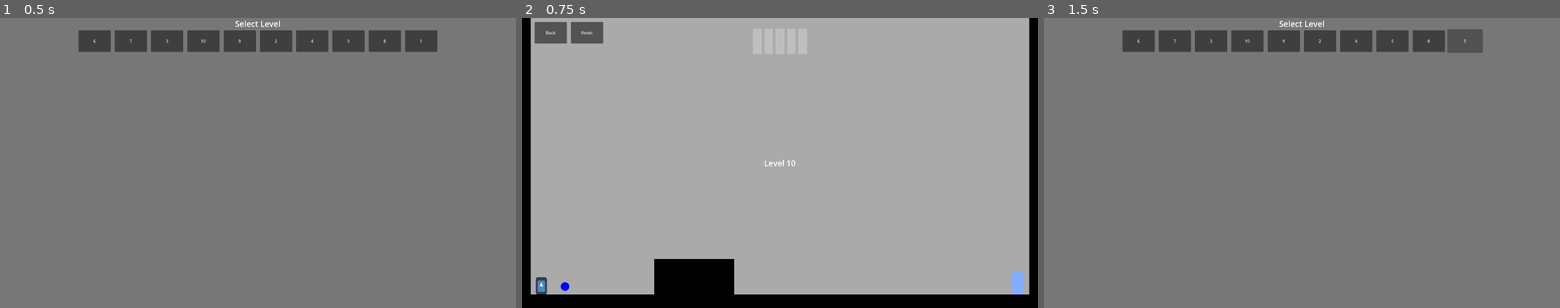
Above: before the commit, frames 1-3 (left to right).
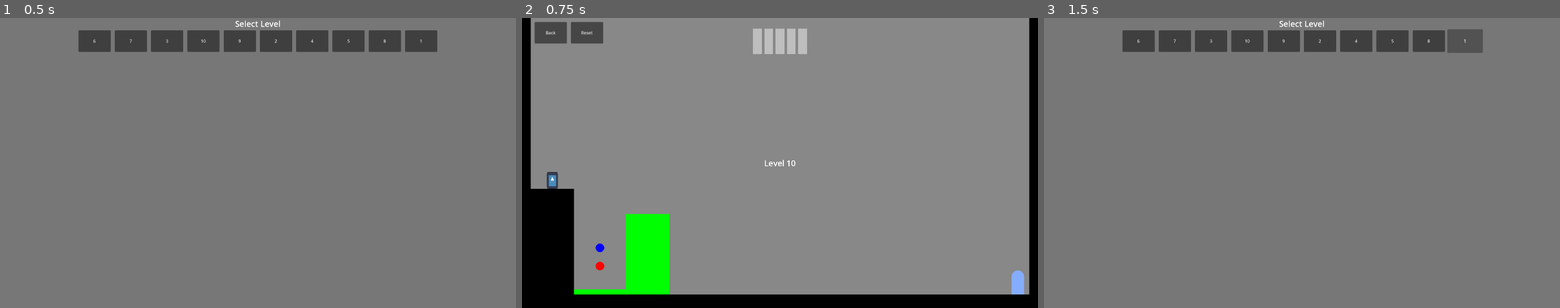
Above: after the commit, the same moments.

Repository: moaatt2/My-First-Game
Game: Godot game, scene res://scenes/level_select_screen.tscn
Same seed, same stepped clock (60 frames per second), same inputs: the game is played once before the commit and once after it. The engine's default icon, where the game draws it, is replaced by a stand-in: a white triangle on a blue panel in a dark square.
Inputs:
- Up to frame 1 (0.5 s): no input
- Up to frame 2 (0.75 s): click "10" at 0.5 s
- Up to frame 3 (1.5 s): click "Back" at 1.25 s

Frame 1 is identical in both runs. In frame 2, 90% of the frame differs, in the area x 1-99%, y 0-96%; in frame 3, nothing differs.

Commit message:
Modify level 10 to be an actual cohesive level.

Diff:
--- a/levels/level_10.tscn
+++ b/levels/level_10.tscn
@@ -1,14 +1,50 @@
-[gd_scene load_steps=2 format=3 uid="uid://dpl0jyyesjjep"]
+[gd_scene load_steps=7 format=3 uid="uid://dexi8ya1kqp3w"]
 
-[ext_resource type="PackedScene" uid="uid://5nb3osh5xkkw" path="res://levels/level_02.tscn" id="1_tghxx"]
+[ext_resource type="PackedScene" uid="uid://d1jto5xje8v3o" path="res://levels/level_01.tscn" id="1_eoivg"]
+[ext_resource type="PackedScene" uid="uid://bmpb87i8prvdq" path="res://scenes/obstacle.tscn" id="2_eoivg"]
+[ext_resource type="PackedScene" uid="uid://chl4syoif26l2" path="res://scenes/ability_dash.tscn" id="4_rj5u4"]
+[ext_resource type="PackedScene" uid="uid://ca2872q7qceir" path="res://scenes/ability_jump.tscn" id="4_tu44s"]
 
-[node name="Level10" instance=ExtResource("1_tghxx")]
+[sub_resource type="QuadMesh" id="QuadMesh_rj5u4"]
 
-[node name="ColorRect" parent="." index="0"]
-color = Color(0.6666667, 0.6666667, 0.6666667, 1)
+[sub_resource type="RectangleShape2D" id="RectangleShape2D_x27qk"]
+size = Vector2(0.015999999, 0.039299995)
+
+[node name="Level1" instance=ExtResource("1_eoivg")]
 
 [node name="Label" parent="CenterContainer" index="0"]
 text = "Level 10"
 
 [node name="Tutorial Label" parent="." index="2"]
 visible = false
+
+[node name="Player" parent="." index="10"]
+position = Vector2(113, 637)
+
+[node name="Obstacle 1" type="StaticBody2D" parent="." index="11"]
+position = Vector2(-1050.0009, -4848.0005)
+scale = Vector2(10000, 10000)
+
+[node name="MeshInstance2D" type="MeshInstance2D" parent="Obstacle 1" index="0"]
+modulate = Color(0, 0, 0, 1)
+position = Vector2(0.11629999, 0.56815004)
+scale = Vector2(0.016000068, 0.03929999)
+mesh = SubResource("QuadMesh_rj5u4")
+
+[node name="CollisionShape2D" type="CollisionShape2D" parent="Obstacle 1" index="1"]
+position = Vector2(0.11630009, 0.56815004)
+shape = SubResource("RectangleShape2D_x27qk")
+
+[node name="Obstacle2" parent="." index="12" instance=ExtResource("2_eoivg")]
+position = Vector2(466.99988, 880)
+scale = Vector2(8, 15)
+
+[node name="Obstacle3" parent="." index="13" instance=ExtResource("2_eoivg")]
+position = Vector2(293, 1020)
+scale = Vector2(10, 1)
+
+[node name="Dash" parent="." index="14" instance=ExtResource("4_rj5u4")]
+position = Vector2(290, 924)
+
+[node name="Jump" parent="." index="15" instance=ExtResource("4_tu44s")]
+position = Vector2(290, 856)
